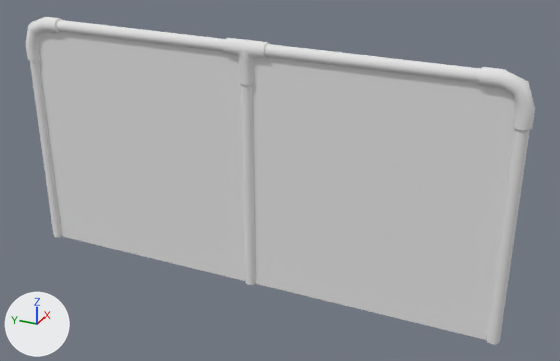
Renders of the Blender file gameBlender2020/assets/PROP/school.blend from each side of a commit.
Both versions are drawn from a 50 mm camera at (-9.99, -5.03, 6.97) aimed at (0.13, -0.47, 1.9). Arrows for +X, +Y and +Z are at lower left; the lights stay in place.

The scene before the commit, as lines of its bpy script (objects in view):
```python
me_cylinder_004 = bpy.data.meshes.new('Cylinder.004')
me_cylinder_004.from_pydata(...)  # 296 vertices, 187 faces; spans x -0.13..0.13, y -0.13..8.13, z -2.0..2.13
me_cylinder_004.polygons.foreach_set('use_smooth', [True] * 187)
me_cylinder_004.materials.append(mat_fence)  # its picture is missing
me_cylinder_011 = bpy.data.meshes.new('Cylinder.011')
me_cylinder_011.from_pydata([(0.0, -0.01, -2.0), (0.0, 7.99, -2.0), (0.0, -0.01, 2.0), (0.0, 7.99, 2.0), (-0.02, 7.99, -2.0), (-0.02, -0.01, -2.0), (-0.02, 7.99, 2.0), (-0.02, -0.01, 2.0)], [], [(0, 1, 3, 2), (4, 5, 7, 6)])
me_cylinder_011.polygons.foreach_set('use_smooth', [True] * 2)
me_cylinder_011.materials.append(mat_fence_wire)  # its picture is missing
ob_fence = bpy.data.objects.new('fence', me_cylinder_004)
ob_fence.location = (0.0, -4.0, 2.0)
ob_fence_wire = bpy.data.objects.new('fence_wire', me_cylinder_011)
ob_fence_wire.location = (0.0, -4.0, 2.0)
```
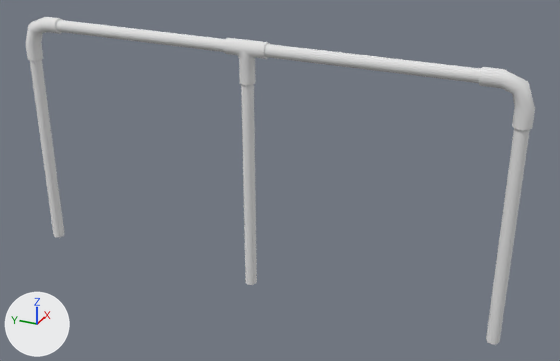
Boxes (x1, y1, x2, y2) around the edits, measured in the pictures (560 x 361 px):
'fence_wire', hidden
    before: (38, 32, 529, 340)

Diff of the bpy script that builds the scene:
```diff
--- a/gameBlender2020/assets/PROP/school.blend.py
+++ b/gameBlender2020/assets/PROP/school.blend.py
@@ ob_fence_wire @@
 ob_fence_wire.location = (0.0, -4.0, 2.0)
+ob_fence_wire.hide_viewport = True
```
